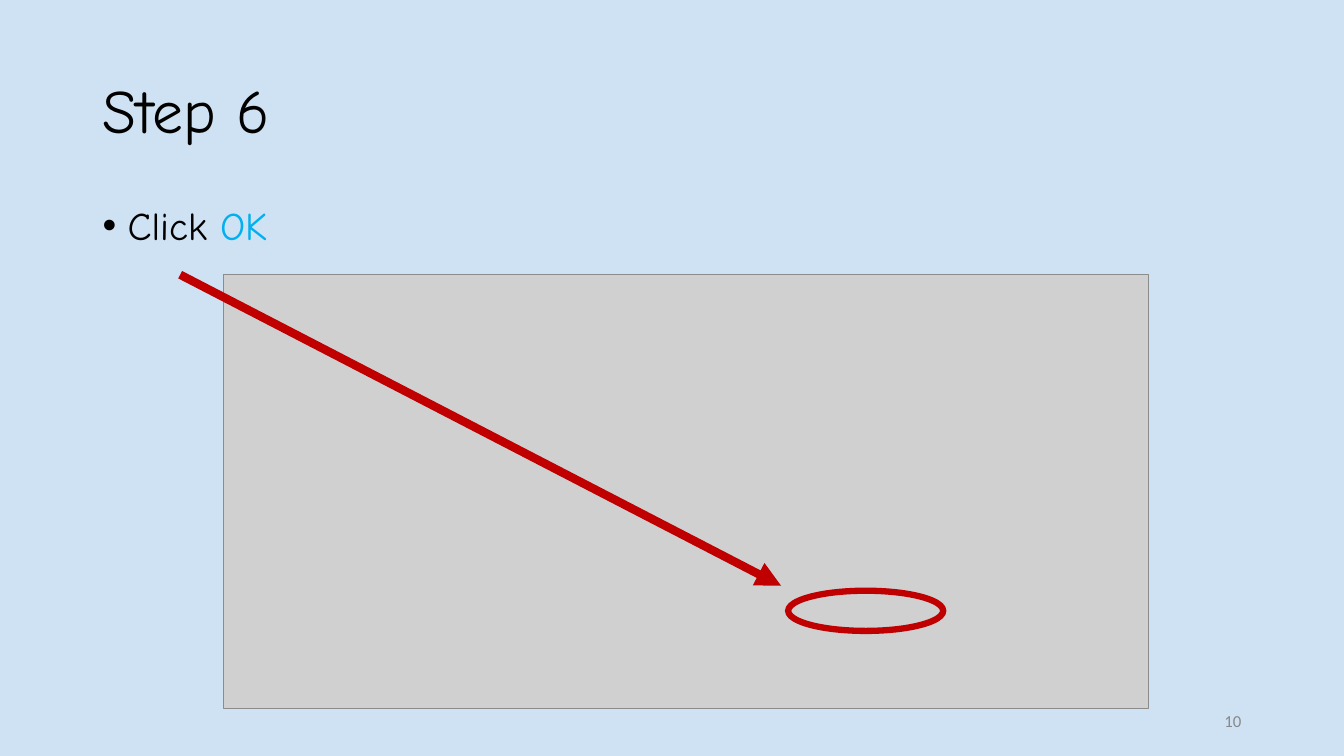
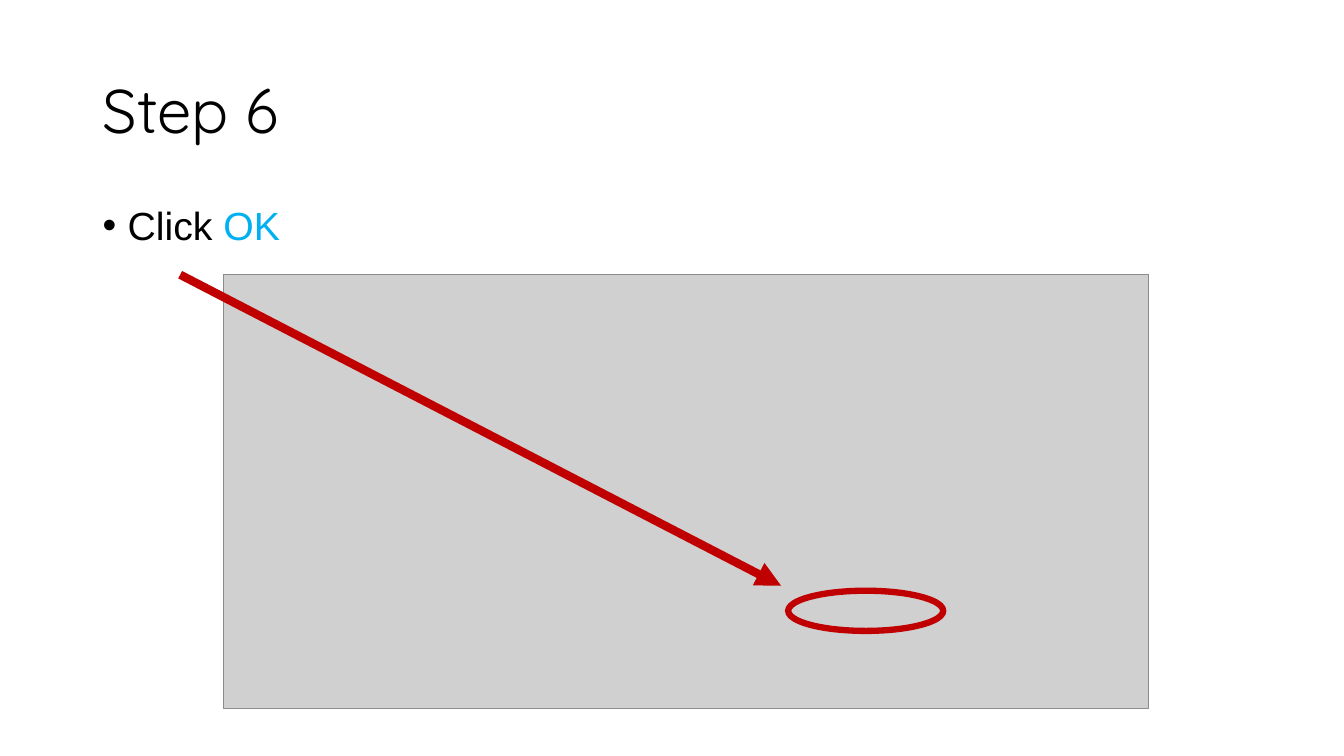
Before and after one commit to BMW-lab-MSU/game-controller-summer-camp, a slide deck: slide 14 of slides/programming-your-own-world-slides.odp (slide 10 before the commit). Drawn at 1344x756 pixels with LibreOffice and Linux fonts; fonts in the diff are those of the drawing; grey boxes stand for pictures. Boxes give left, top, right and bottom in pixels: in the first picture for what was removed or moved away, otherwise in the second. Text is boxed around its words. In the diff, an @@ line names an element or a change of style, - is before the commit and + after.

```diff
--- a/slides/programming-your-own-world-slides.odp
+++ b/slides/programming-your-own-world-slides.odp
@@ background #CFE2F3 to #FFFFFF @@
@@ title "Step 6" at (102,88,279,146): font Comic Neue to Quicksand @@
@@ text "Click OK" at (128,211,280,241): font Comic Neue to Arial @@
@@ page number removed at (1224,716,1241,727) @@
-10
```
Also in this commit, not shown: 12 other slides changed, 6 slides added, 1 slide removed.
